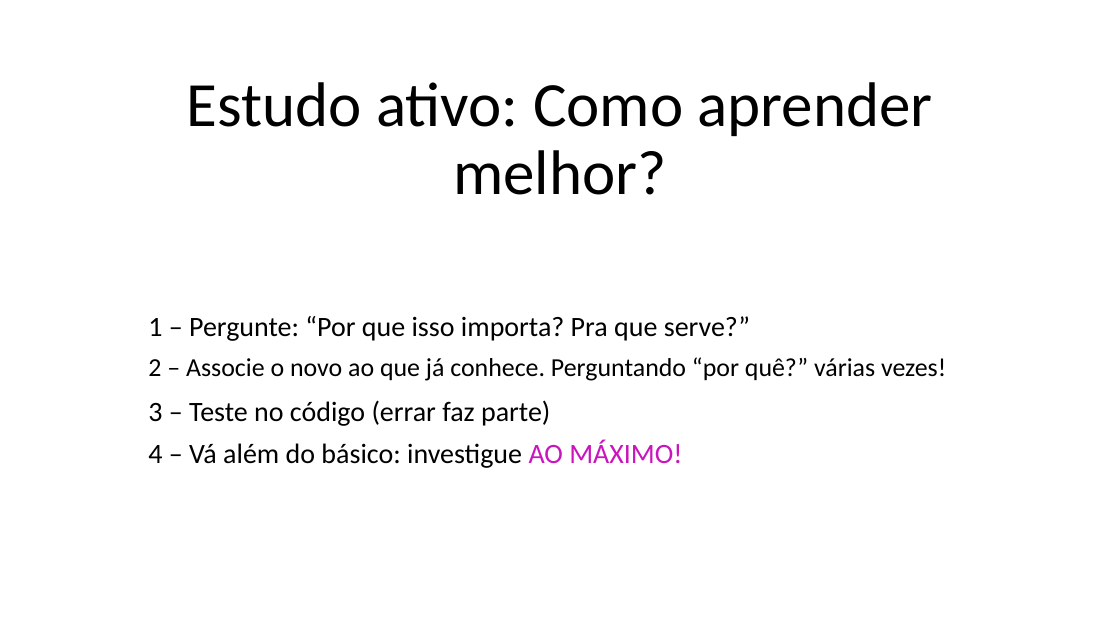
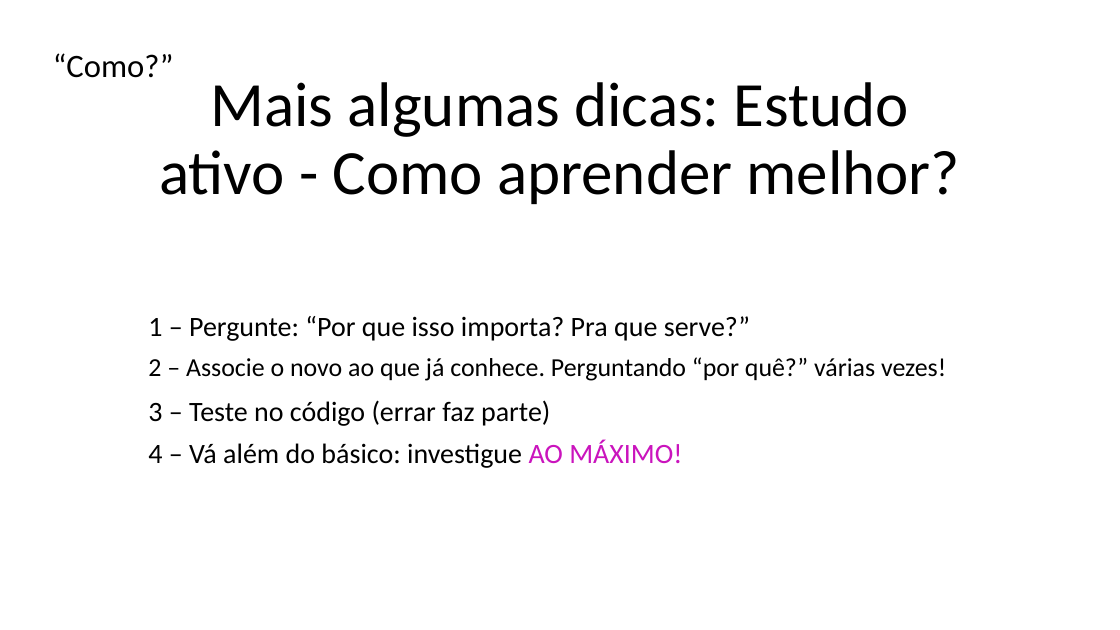
Before and after one commit to alanliongar/connectSpace_Assincronia, a slide deck: slide 8 of Apresentação do ConnectSpace.pptx (slide 5 before the commit). Drawn at 1120x630 pixels with LibreOffice and Linux fonts; fonts in the diff are those of the drawing; background and template pictures are left out. Boxes give left, top, right and bottom in pixels: in the first picture for what was removed or moved away, otherwise in the second. Text is boxed around its words. In the diff, an @@ line names an element or a change of style, - is before the commit and + after.

```diff
--- a/Apresentação do ConnectSpace.pptx
+++ b/Apresentação do ConnectSpace.pptx
@@ text added at box(53, 53, 174, 78), 28 pt, text #000000 @@
+“Como?”
@@ title at box(159, 82, 960, 204): text changed @@
-Estudo ativo: Como aprender melhor?
+Mais algumas dicas: Estudo ativo - Como aprender melhor?
```
Also in this commit, not shown: 11 other slides changed, 6 slides added, 4 other files.
